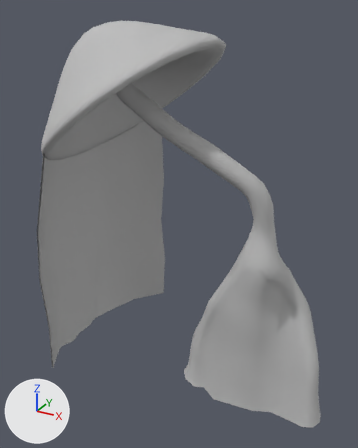
The FBX model Assets/Ressources/FBX/biome_1/MOD_Mushroom_2.fbx, before and after one commit.
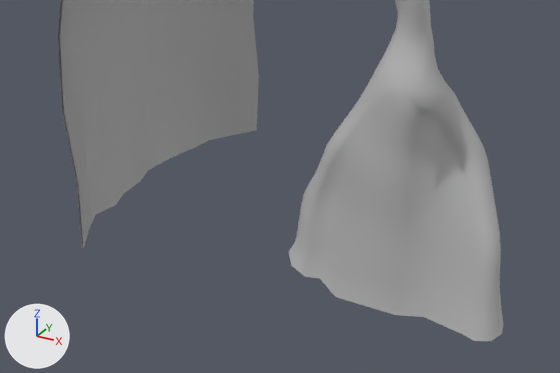
Each version appears first whole from a 50 mm camera at (2.52, -8.85, 7.9) aimed at (-2.02, -0.59, 3.77), and next in a close-up on the part from 0% to 100% of the width and 47% to 100% of the height. The lights are fixed; the arrows at lower left show +X, +Y and +Z. Objects named as collision shapes, trigger or cutter boxes, shadow casters or lower levels of detail are left out. Where no turn or scale is listed for an object, it has been applied to the vertices. Vertices at the same position are counted once.

Objects in the first close-up: 'MOD_Mushroom_2_LOD0'.
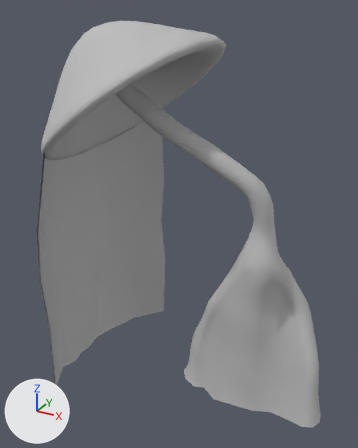
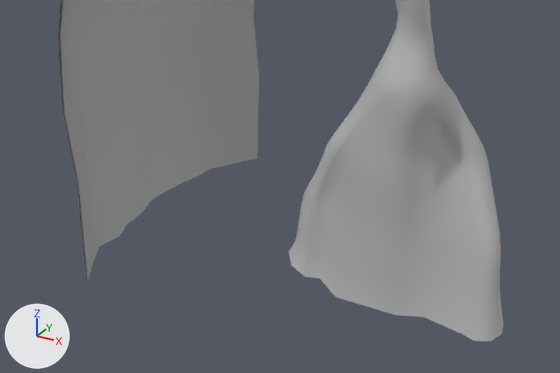
The newer file is also rescaled (x1.125) as a whole; pictures and numbers use the older file's frame.

Changed parts and their boxes (x1, y1, x2, y2) in the close-ups (560 x 373 px):
part 1 of me_mesh, built on: before (77, 76, 259, 249); after (77, 76, 259, 280)

What changed in the scene script:
```text
Change me_mesh:
    used by ob_mod_mushroom_2_lod0; location = (0.0, 0.0, 0.0)
    remove me_mesh.from_pydata(...)  # 1919 vertices, 1871 faces; spans x -4.81..1.31, y -2.59..1.65, z -0.15..7.65
    add me_mesh.from_pydata(...)  # 1964 vertices, 1915 faces; spans x -4.81..1.31, y -2.59..1.65, z -0.23..7.65
    me_mesh part 1
    26 vertices are removed from x -4.74..-3.76, y -2.34..1.65, z 0.37..0.39
    24 faces are deleted
    42 vertices are added at x -4.75..-3.72, y -2.34..1.65, z -0.23..0.75
    5 new vertices lie (-0.03, 0.0, -0.78) away from vertices in x -4.62..-3.73, y -1.0..1.65, z 1.53
    5 new vertices lie (-0.03, 0.0, -0.97) away from vertices in x -4.65..-3.76, y -2.34..1.65, z 0.74..0.75
    48 new faces join them, mat_mat_mushroom_2_plant (grey #bcbcbc)
```
